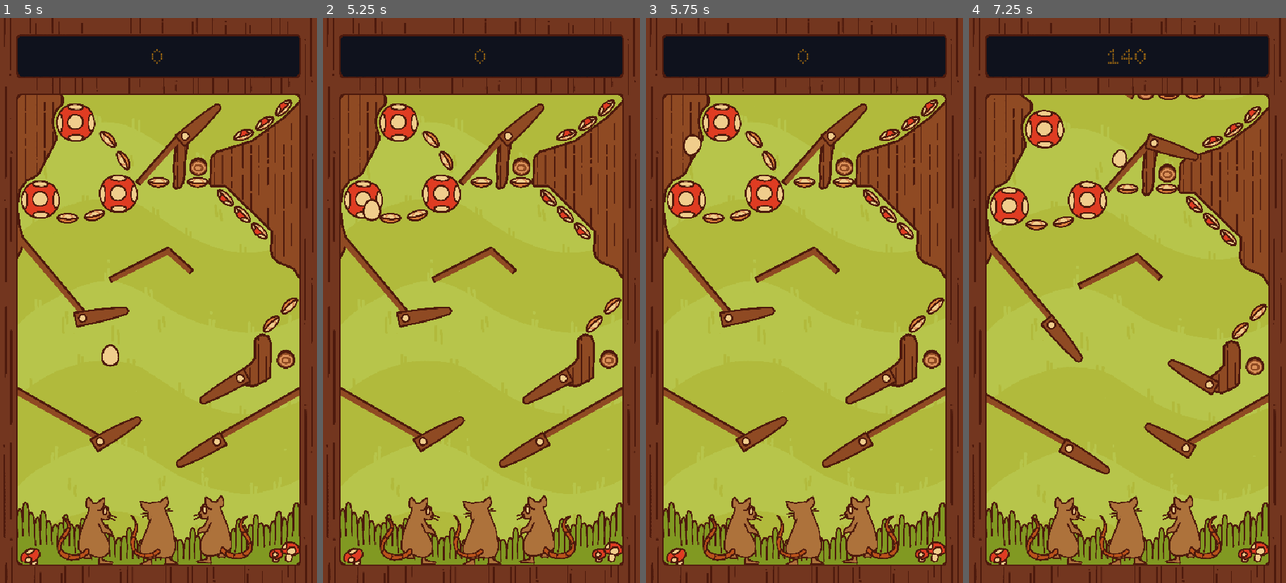
Above: before the commit, frames 1-4 (left to right).
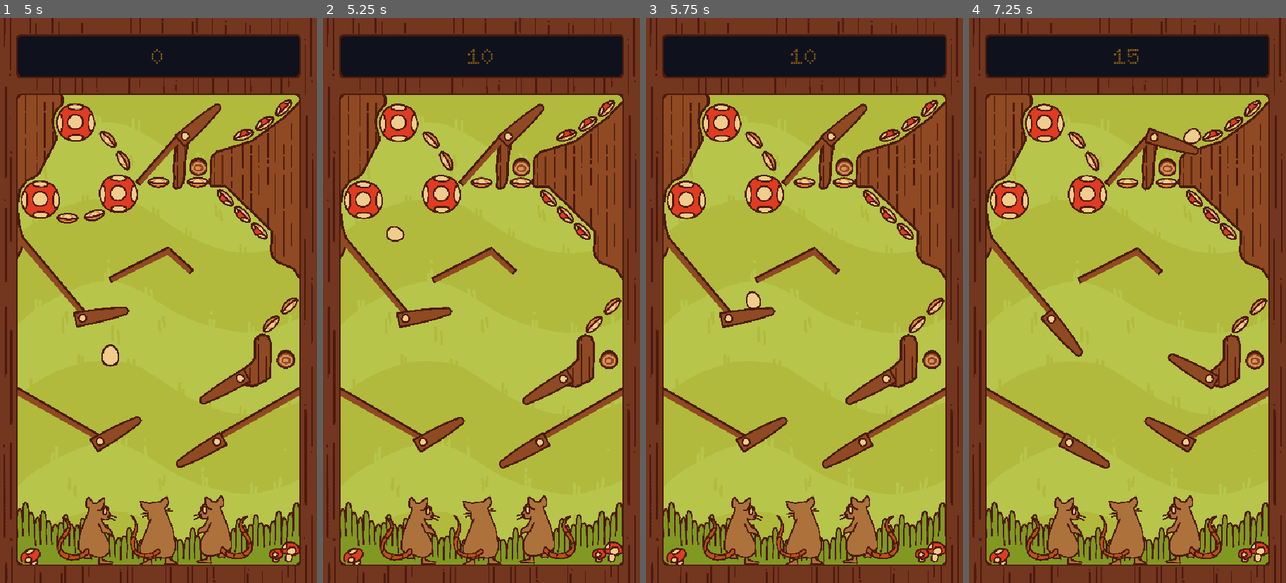
Above: after the commit, the same moments.

Repository: Lilacqualia/gjtnp-gjenp
Game: Godot game, scene res://scenes/conductor.tscn
Same seed, same stepped clock (60 frames per second), same inputs: the game is played once before the commit and once after it.
Inputs:
- Up to frame 1 (5 s): tap Enter at 0.5 s; hold D (Right Flipper) 0.53-1.28 s; hold P (Emergency Rebound, bound only after the commit) 0.53-1.28 s; tap Space (Start Game) at 1.25, 1.35, 2.75, 3.5 s; hold A (Left Flipper) 1.28-2.03 s; tap P (Emergency Rebound, bound only after the commit) at 1.55, 2.85, 3.8, 4.35 s; hold P (Emergency Rebound, bound only after the commit) 2.03-2.78 s; hold D (Right Flipper) 2.03-3.53 s; hold Space (Start Game) 3.53-4.28 s; hold A (Left Flipper) from 3.53 s (still down)
- Up to frame 2 (5.25 s): keep holding A (Left Flipper); hold P (Emergency Rebound, bound only after the commit) from 5.03 s (still down)
- Up to frame 3 (5.75 s): keep holding A (Left Flipper); keep holding P (Emergency Rebound, bound only after the commit)
- Up to frame 4 (7.25 s): release A (Left Flipper) at 5.78 s; release P (Emergency Rebound, bound only after the commit) at 5.78 s; hold D (Right Flipper) from 5.78 s (still down); tap Space (Start Game) at 5.85 s; tap P (Emergency Rebound, bound only after the commit) at 6.05 s; hold P (Emergency Rebound, bound only after the commit) from 6.53 s (still down)

Frame 1 is identical in both runs. In frame 2, 2.3% of the frame differs, in the area x 5-95%, y 5-80%; in frame 3, 2.3%; in frame 4, 11%, in the area x 5-95%, y 5-81%.

Commit message:
press p for quick reset

Diff:
--- a/src/project.godot
+++ b/src/project.godot
@@ -70,6 +70,11 @@
 , Object(InputEventJoypadButton,"resource_local_to_scene":false,"resource_name":"","device":-1,"button_index":0,"pressure":0.0,"pressed":true,"script":null)
 ]
 }
+"Emergency Rebound"={
+"deadzone": 0.2,
+"events": [Object(InputEventKey,"resource_local_to_scene":false,"resource_name":"","device":-1,"window_id":0,"alt_pressed":false,"shift_pressed":false,"ctrl_pressed":false,"meta_pressed":false,"pressed":false,"keycode":0,"physical_keycode":80,"key_label":0,"unicode":112,"location":0,"echo":false,"script":null)
+]
+}
 
 [layer_names]
 
--- a/src/scripts/pinball.gd
+++ b/src/scripts/pinball.gd
@@ -74,7 +74,11 @@
 			$Sprite2D.visible = false
 			emit_signal("egg_is_broken")
 			return
-		rebound()
+		rebound(1.0)
+
+func _input(event: InputEvent) -> void:
+	if event.is_action_pressed("Emergency Rebound"):
+		rebound(0.2)
 
 func play_egg_crack_sound():
 	$EggCrackSounds.get_children().pick_random().play()
@@ -82,14 +86,14 @@
 func play_egg_break_sound():
 	$EggBreak.play()
 
-func rebound() -> void:
+func rebound(rebound_time: int) -> void:
 	rebounding = true
 	can_end_rebound = false
 	set_linear_velocity(Vector2(rng.randf_range(-750.0, 750.0), -1500))
 	set_rebound_nocollide(true)
 	$Sprite2D.scale = Vector2(0.3, 0.3)
 
-	await get_tree().create_timer(1.0).timeout
+	await get_tree().create_timer(rebound_time).timeout
 	can_end_rebound = true
 
 func end_rebound() -> void:
--- a/src/scripts/table_forest.gd
+++ b/src/scripts/table_forest.gd
@@ -88,7 +88,7 @@
 		ball.connect("egg_is_broken", _on_egg_is_broken)
 		add_child.call_deferred(ball)
 		ball.set_deferred("position", ResetPosition)
-		ball.call_deferred("rebound")
+		ball.call_deferred("rebound", 1.0)
 
 func _on_pinball_hit(hit_object: Node) -> void:
 	var value = hit_object.receive_hit(ball.linear_velocity)
